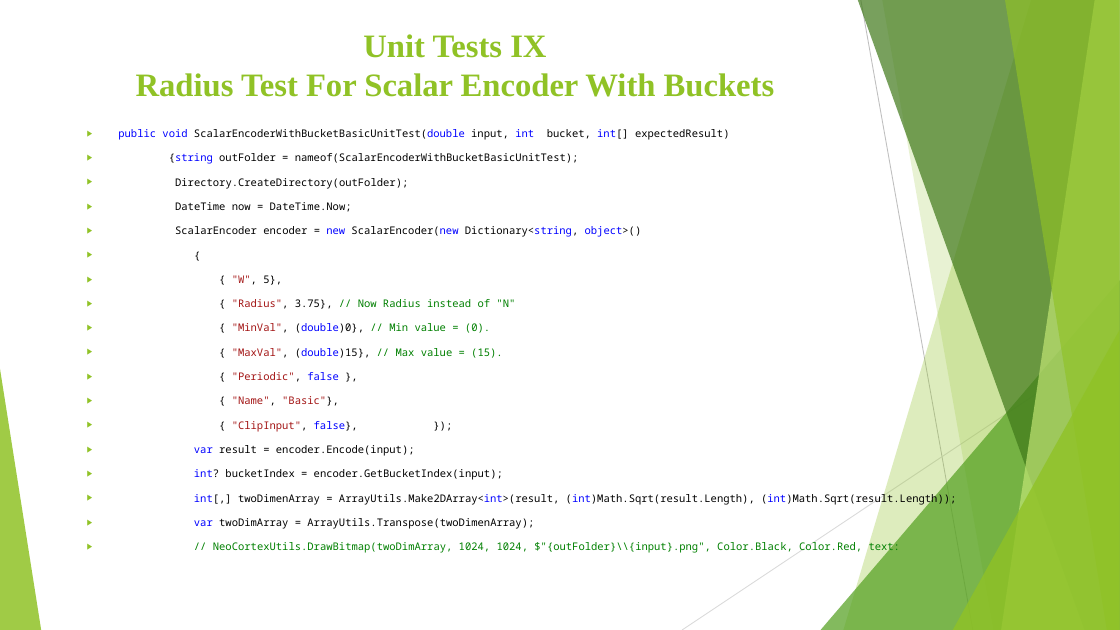
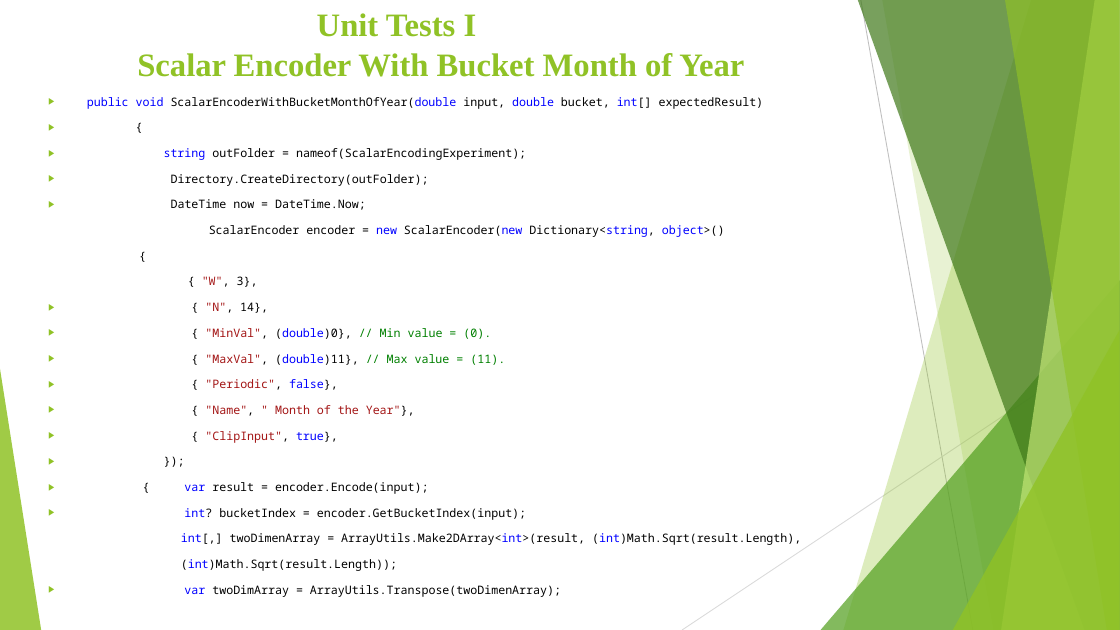
Before and after one commit to AqibJaved123/neocortexapi_Team_ScalarEncoder, a slide deck: slide 5 of source/Team_ScalarEcoder_Documentation/Scalar Encoder with Buckets (1).pptx (slide 40 before the commit). Drawn at 1120x630 pixels with LibreOffice and Linux fonts; fonts in the diff are those of the drawing. Boxes give left, top, right and bottom in pixels: in the first picture for what was removed or moved away, otherwise in the second. Text is boxed around its words. In the diff, an @@ line names an element or a change of style, - is before the commit and + after.

```diff
--- a/source/Team_ScalarEcoder_Documentation/Scalar Encoder with Buckets (1).pptx
+++ b/source/Team_ScalarEcoder_Documentation/Scalar Encoder with Buckets (1).pptx
@@ title at <box>137,13,744,77</box>: text changed @@
-Unit Tests IX
-Radius Test For Scalar Encoder With Buckets
+Unit Tests I
+Scalar Encoder With Bucket Month of Year
@@ text "public void ScalarEncoderWithBucketMonthOfYear(double input, ...": place and size @@
-text "public void ScalarEncoderWithBucketMonthOfYear(double input, ..." at <box>118,129,956,554</box>
+text "public void ScalarEncoderWithBucketMonthOfYear(double input, ..." at <box>87,97,801,597</box>
@@ text at <box>87,97,764,160</box>: text changed; size 9 to 10 pt @@
-▶ public void ScalarEncoderWithBucketBasicUnitTest(double input, int bucket, int[] expectedResult)
-▶ {string outFolder = nameof(ScalarEncoderWithBucketBasicUnitTest);
+▶ public void ScalarEncoderWithBucketMonthOfYear(double input, double bucket, int[] expectedResult)
+▶ {
+▶ string outFolder = nameof(ScalarEncodingExperiment);
@@ text at <box>171,174,725,597</box>: size 9 to 10 pt in "Directory.CreateDirectory(outFolder);", "DateTime now = DateTime.Now;", "ScalarEncoder encoder = new ScalarEncoder(new Dictionary<str ...", "{" and 3 more places; bullet ▶ to none @@
@@ text at <box>202,276,268,313</box>: text changed; size 9 to 10 pt; text colour #008000 to #000000 @@
-▶ { "W", 5},
-▶ { "Radius", 3.75}, // Now Radius instead of "N"
+{ "W", 3},
+▶ { "N", 14},
@@ text at <box>184,354,505,494</box>: text changed; size 9 to 10 pt @@
-▶ { "MaxVal", (double)15}, // Max value = (15).
-▶ { "Periodic", false },
-▶ { "Name", "Basic"},
-▶ { "ClipInput", false}, });
-▶ var result = encoder.Encode(input);
+▶ { "MaxVal", (double)11}, // Max value = (11).
+▶ { "Periodic", false},
+▶ { "Name", " Month of the Year"},
+▶ { "ClipInput", true},
+▶ });
+▶ { var result = encoder.Encode(input);
@@ text at <box>181,533,801,571</box>: text changed; size 9 to 10 pt @@
-▶ int[,] twoDimenArray = ArrayUtils.Make2DArray<int>(result, (int)Math.Sqrt(result.Length), (int)Math.Sqrt(result.Length));
+int[,] twoDimenArray = ArrayUtils.Make2DArray<int>(result, (int)Math.Sqrt(result.Length),
+(int)Math.Sqrt(result.Length));
@@ text at <box>213,541,901,554</box>: paragraph removed @@
-▶ // NeoCortexUtils.DrawBitmap(twoDimArray, 1024, 1024, $"{outFolder}\\{input}.png", Color.Black, Color.Red, text:
```
Also in this commit, not shown: 16 other slides changed, 3 slides added, 29 slides removed.
